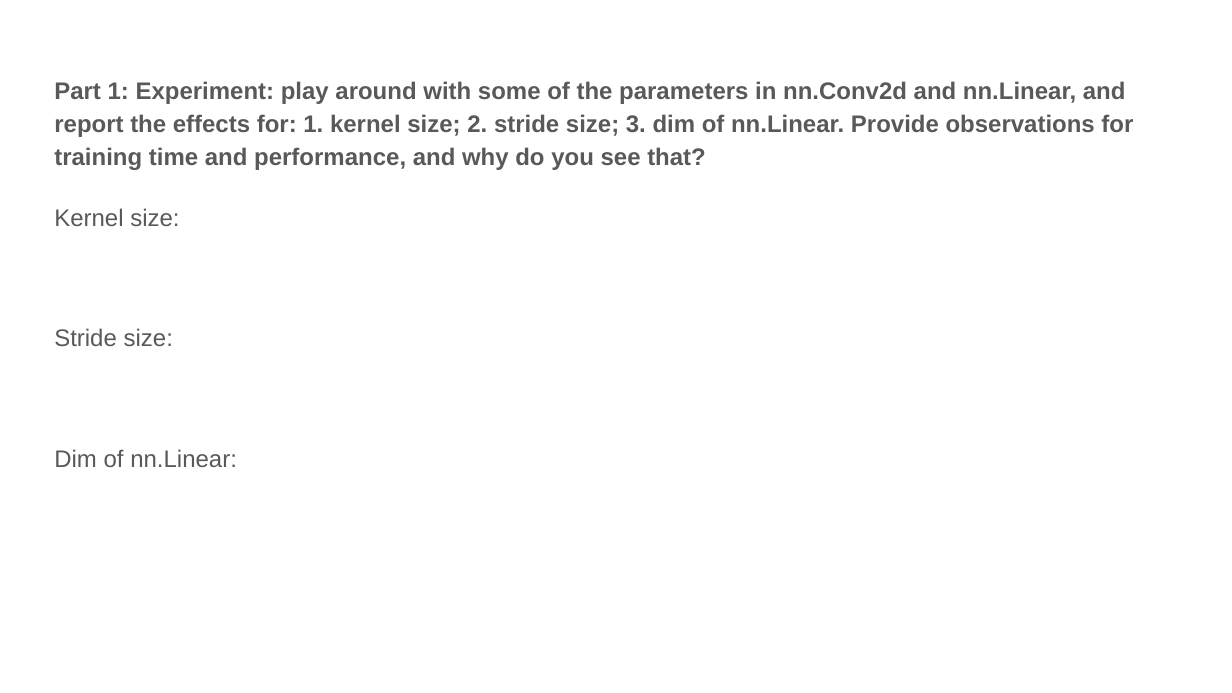
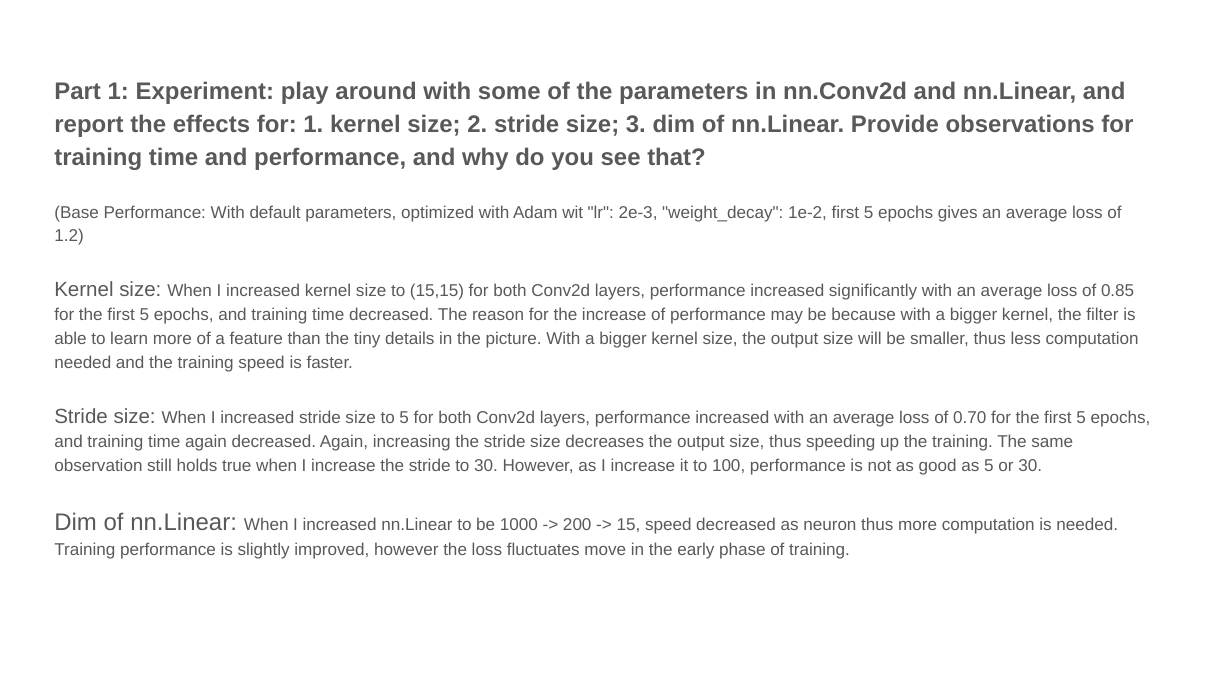
Before and after one commit to jielyugt/scene_recognition_deep, a slide deck: slide 3 of proj6_template.pptx. Drawn at 1232x693 pixels with LibreOffice and Linux fonts; fonts in the diff are those of the drawing. Boxes give left, top, right and bottom in pixels: in the first picture for what was removed or moved away, otherwise in the second. Text is boxed around its words. In the diff, an @@ line names an element or a change of style, - is before the commit and + after.

```diff
--- a/proj6_template.pptx
+++ b/proj6_template.pptx
@@ text at (54,205,1151,559): text changed; size 14 to 10 pt @@
-Kernel size:
-Stride size:
-Dim of nn.Linear:
+(Base Performance: With default parameters, optimized with Adam wit "lr": 2e-3, "weight_decay": 1e-2, first 5 epochs gives an average loss of 1.2)
+Kernel size: When I increased kernel size to (15,15) for both Conv2d layers, performance increased significantly with an average loss of 0.85 for the first 5 epochs, and training time decreased. The reason for the increase of performance may be because with a bigger kernel, the filter is able to learn more of a feature than the tiny details in the picture. With a bigger kernel size, the output size will be smaller, thus less computation needed and the training speed is faster.
+Stride size: When I increased stride size to 5 for both Conv2d layers, performance increased with an average loss of 0.70 for the first 5 epochs, and training time again decreased. Again, increasing the stride size decreases the output size, thus speeding up the training. The same observation still holds true when I increase the stride to 30. However, as I increase it to 100, performance is not as good as 5 or 30.
+Dim of nn.Linear: When I increased nn.Linear to be 1000 -> 200 -> 15, speed decreased as neuron thus more computation is needed. Training performance is slightly improved, however the loss fluctuates move in the early phase of training.
```
Also in this commit, not shown: 3 other slides changed, 3 other files.
